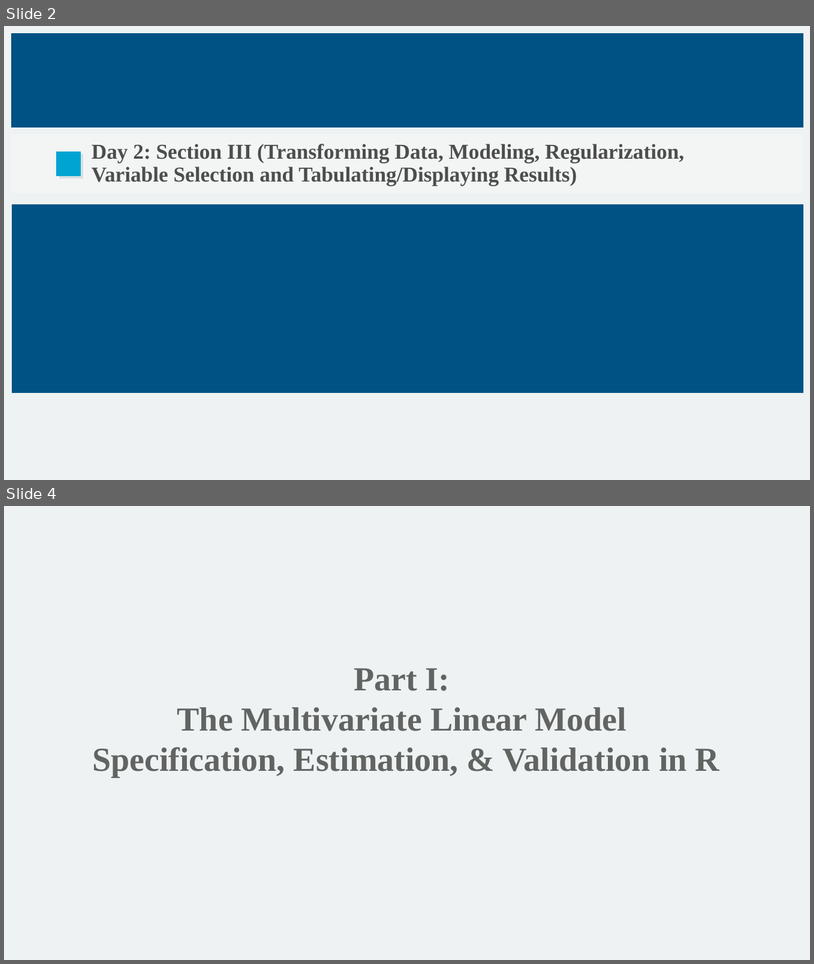
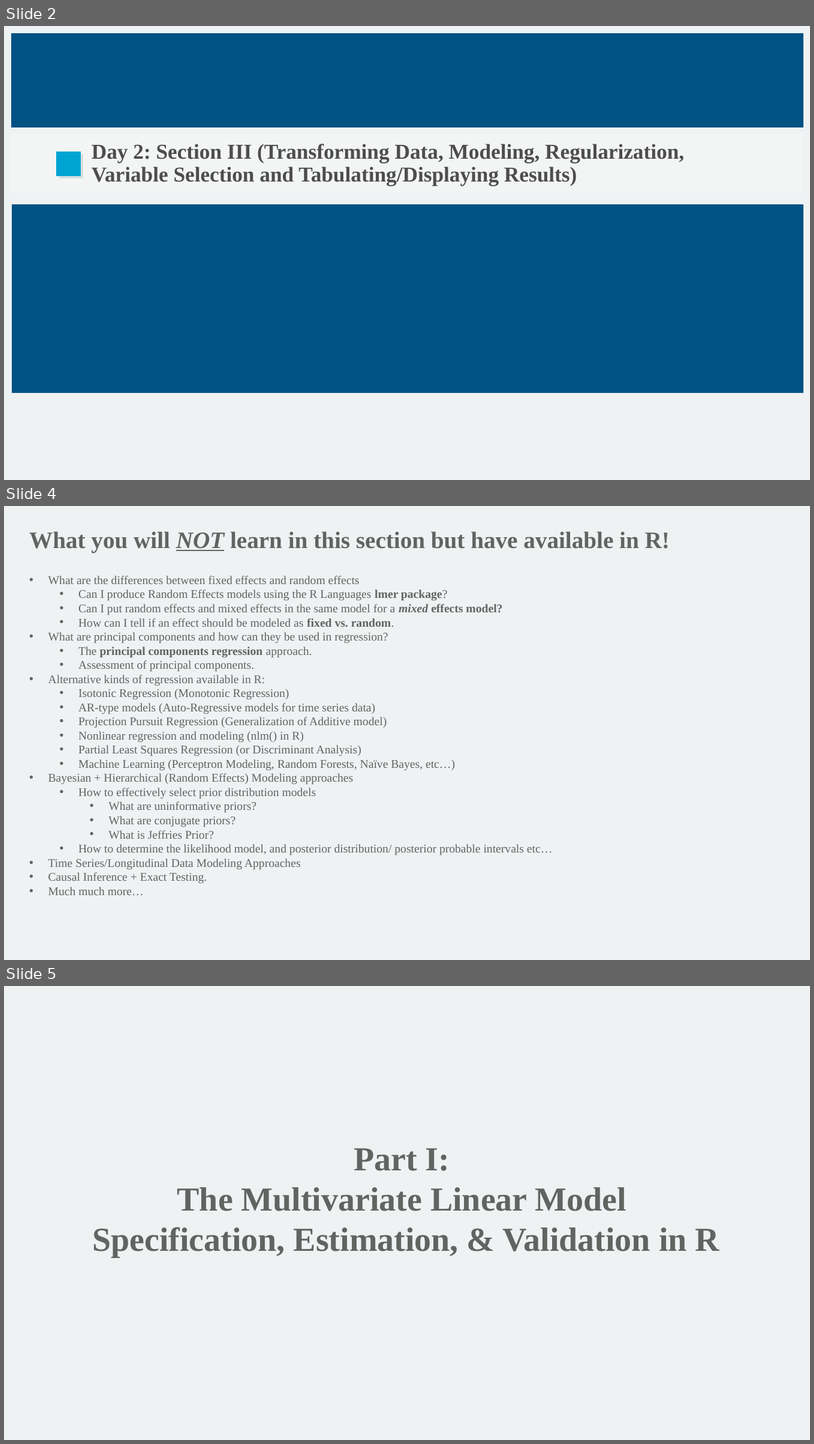
Before and after one commit to mathornton01/2022_UTSW_Lyda_Hill_Department_Beginning_R_Nanocourse, a slide deck: Slides/IntroductionToRForBeginners_DayII_MT.pptx. Shown one above the other, each under a label of ours: slides 2 and 4 before the commit, slides 2, 4 and 5 after it; the slides between them are not shown. The pictures are 814x964 and 814x1444 pixels, drawn with LibreOffice and Linux fonts; fonts in the diff are those of the drawing; background and template pictures are left out. Boxes give left, top, right and bottom in pixels: in the first picture for what was removed or moved away, otherwise in the second. Text is boxed around its words. In the diff, an @@ line names an element or a change of style, - is before the commit and + after.

```diff
--- a/Slides/IntroductionToRForBeginners_DayII_MT.pptx
+++ b/Slides/IntroductionToRForBeginners_DayII_MT.pptx
@@ slide 4 added at (4, 506, 810, 960), background #EEF2F3 @@
@@ text added at (29, 532, 670, 552), 28 pt, text #626462, bold @@
+What you will NOT learn in this section but have available in R!
@@ text added at (48, 576, 552, 895), 14 pt, text #626462 @@
+• What are the differences between fixed effects and random effects
+  • Can I produce Random Effects models using the R Languages lmer package?
+  • Can I put random effects and mixed effects in the same model for a mixed effects model?
+  • How can I tell if an effect should be modeled as fixed vs. random.
+• What are principal components and how can they be used in regression?
+  • The principal components regression approach.
+  • Assessment of principal components.
+• Alternative kinds of regression available in R:
+  • Isotonic Regression (Monotonic Regression)
+  • AR-type models (Auto-Regressive models for time series data)
+  • Projection Pursuit Regression (Generalization of Additive model)
+  • Nonlinear regression and modeling (nlm() in R)
+  • Partial Least Squares Regression (or Discriminant Analysis)
+  • Machine Learning (Perceptron Modeling, Random Forests, Naïve Bayes, etc…)
+• Bayesian + Hierarchical (Random Effects) Modeling approaches
+  • How to effectively select prior distribution models
+    • What are uninformative priors?
+    • What are conjugate priors?
+    • What is Jeffries Prior?
+  • How to determine the likelihood model, and posterior distribution/ posterior probable intervals etc…
+• Time Series/Longitudinal Data Modeling Approaches
+• Causal Inference + Exact Testing.
+• Much much more…
@@ what was slide 4 is now slide 5 @@
```
Also in this commit, not shown: 3 slides changed, 6 other slides added, 1 other file.
